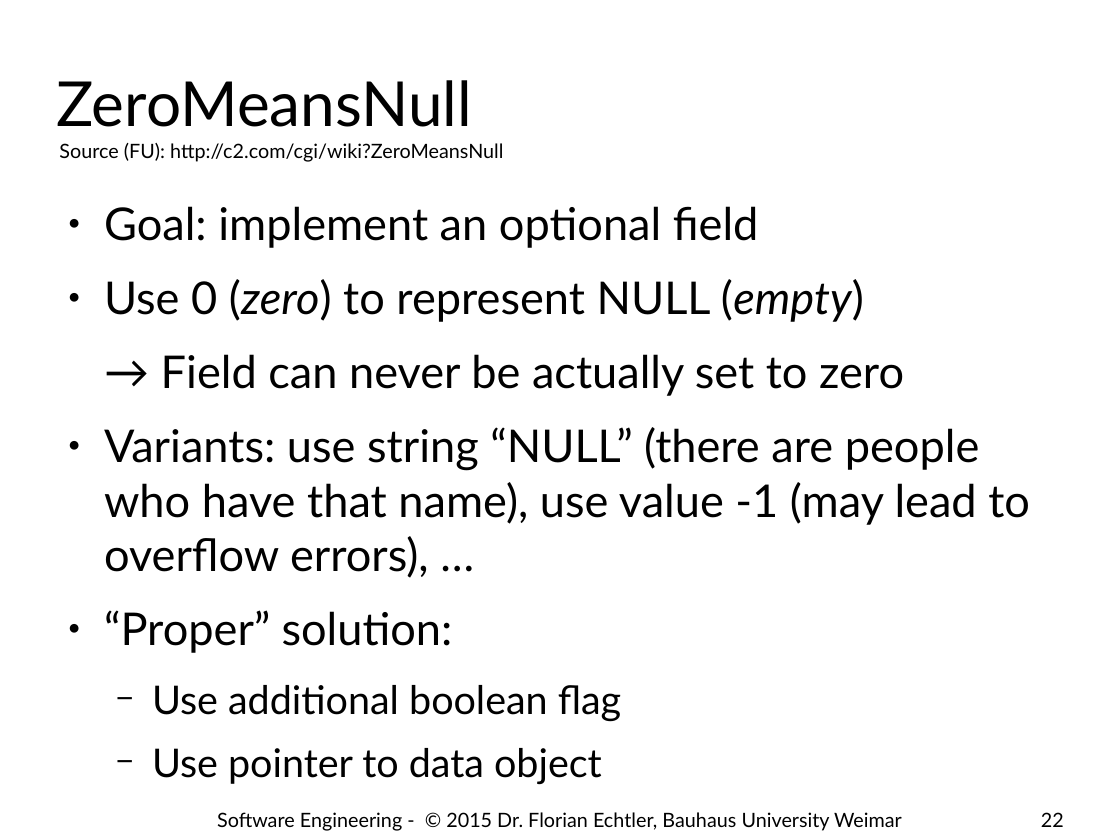
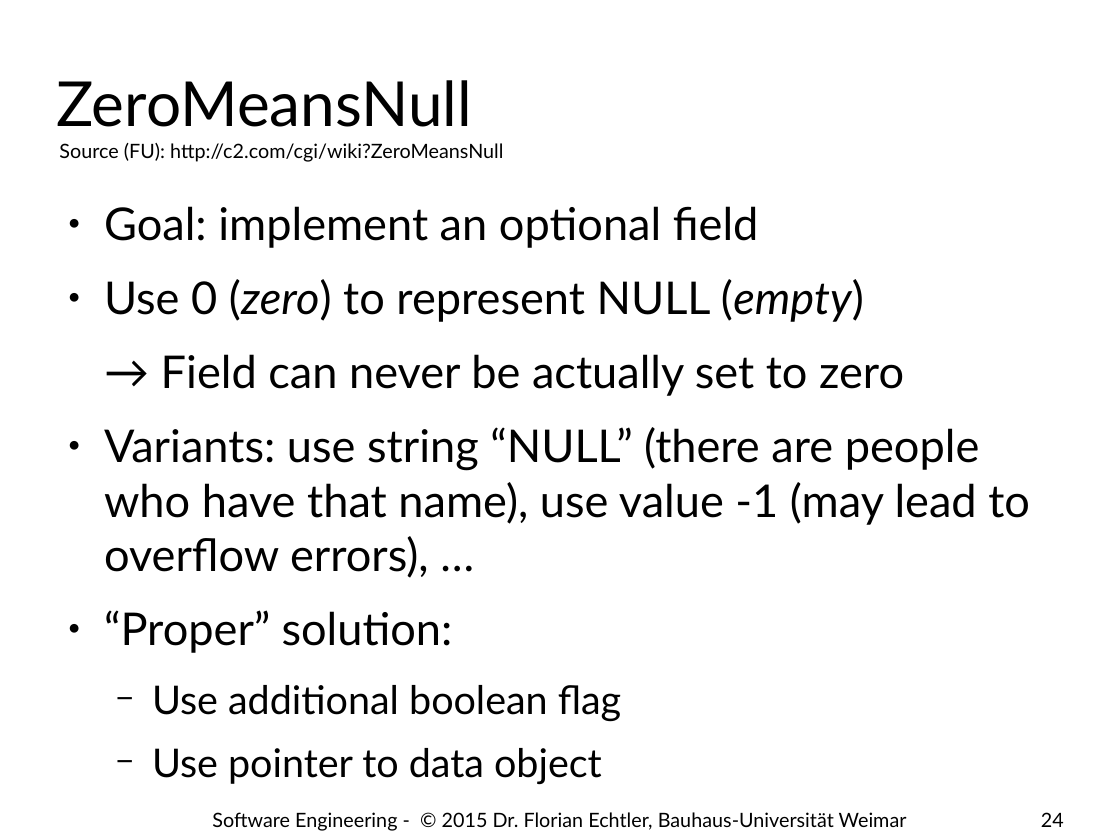
Before and after one commit to floe/software-engineering, a slide deck: slide 24 of 07-code-quality.odp (slide 22 before the commit). Drawn at 1120x840 pixels with LibreOffice and Linux fonts; fonts in the diff are those of the drawing; background and template pictures are left out. Boxes give left, top, right and bottom in pixels: in the first picture for what was removed or moved away, otherwise in the second. Text is boxed around its words. In the diff, an @@ line names an element or a change of style, - is before the commit and + after.

```diff
--- a/07-code-quality.odp
+++ b/07-code-quality.odp
@@ text at box(212, 812, 907, 831): text changed @@
-Software Engineering - © 2015 Dr. Florian Echtler, Bauhaus University Weimar
+Software Engineering - © 2015 Dr. Florian Echtler, Bauhaus-Universität Weimar
@@ page number at box(1041, 812, 1064, 827): text changed @@
-22
+24
```
Also in this commit, not shown: 22 other slides changed, 4 slides added.
